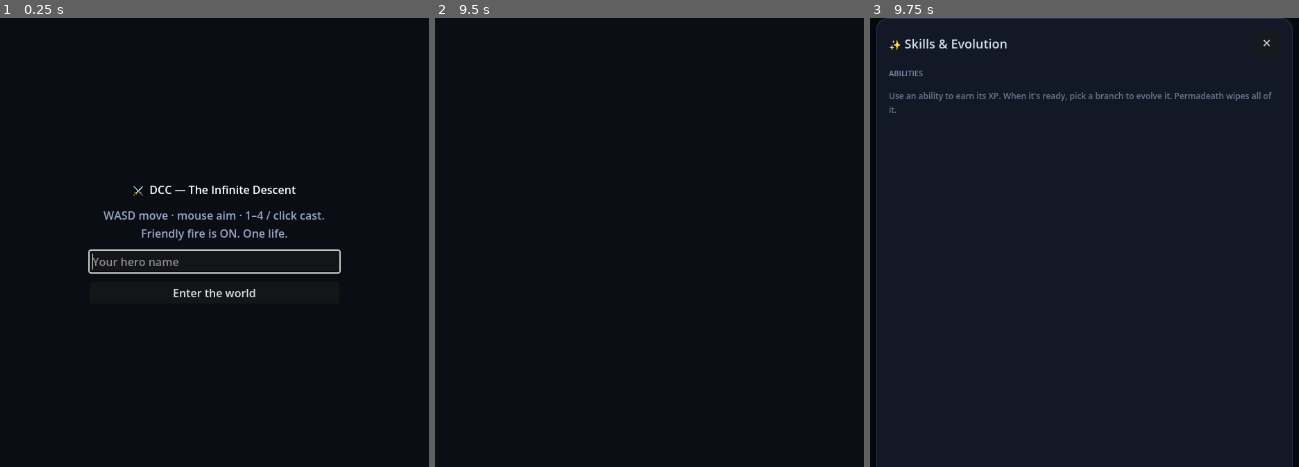
Above: before the commit, frames 1-3 (left to right).
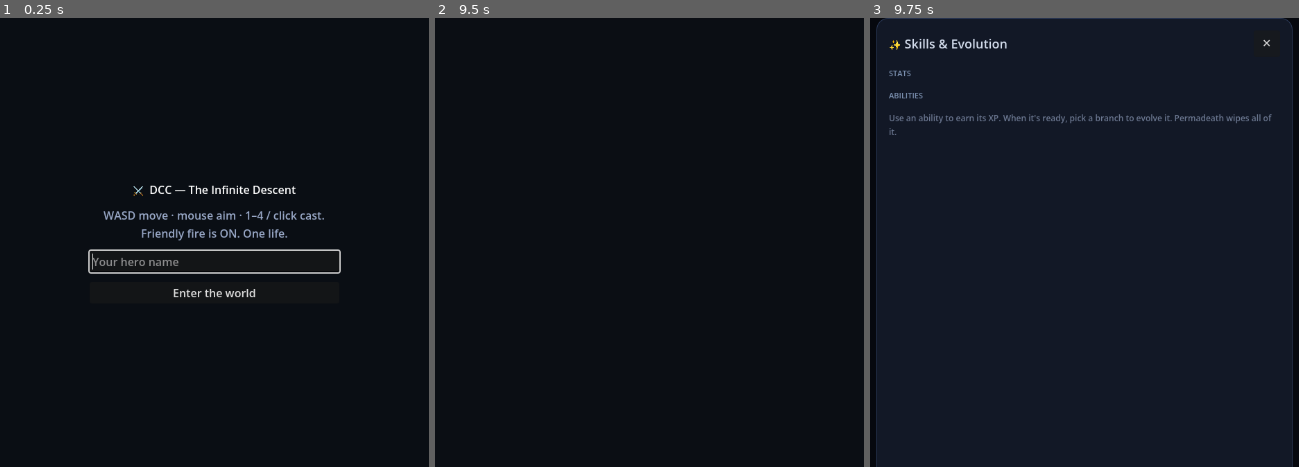
Above: after the commit, the same moments.

Repository: ToothpickFactory/dcc
Game: Godot game, scene res://scenes/Main.tscn
Same seed, same stepped clock (60 frames per second), same inputs: the game is played once before the commit and once after it.
Inputs (mouse positions are in pixels of both pictures, inside the frame that each line leads up to):
- Up to frame 1 (0.25 s): no input
- Up to frame 2 (9.5 s): click "Enter the world" at 0.5 s; tap Enter at 1.25, 2.75, 4.25 s; move the mouse to (825, 220) at 1.27 s; hold D (move_right) 1.28-2.03 s; tap Q at 1.35, 2.3, 2.85, 3.8, 5.3, 6.8, 8.3 s; click (825, 220) at 1.42 s; tap E at 1.55, 2.1, 3.05, 3.6, 4.55, 6.05, 7.55, 9.05 s; tap Space at 2, 3.5, 5 s; move the mouse to (490, 264) at 2.02 s; hold S (move_down) 2.03-2.78 s; move the mouse to (731, 143) at 2.77 s; hold D (move_right) 2.78-3.53 s; move the mouse to (610, 332) at 3.52 s; hold W (move_up) 3.53-4.28 s; click (610, 332) at 3.67 s; move the mouse to (outside the picture) at 4.27 s; hold A (move_left) 4.28-5.78 s; tap 1 at 4.35 s; move the mouse to (outside the picture) at 5.02 s; tap 2 at 5.1 s; move the mouse to (688, 242) at 5.77 s; hold S (move_down) 5.78-6.53 s; tap 3 at 5.85 s; click (688, 242) at 5.92 s; move the mouse to (529, 130) at 6.52 s; hold D (move_right) 6.53-7.28 s; tap 4 at 6.6 s; move the mouse to (825, 220) at 7.27 s; hold W (move_up) 7.28-8.03 s; tap 5 at 7.35 s; move the mouse to (490, 264) at 8.02 s; hold D (move_right) 8.03-8.78 s; tap 6 at 8.1 s; click (490, 264) at 8.17 s; move the mouse to (731, 143) at 8.77 s; hold S (move_down) from 8.78 s (still down); tap I at 8.85 s
- Up to frame 3 (9.75 s): move the mouse to (1045, 332) at 9.52 s; release S (move_down) at 9.53 s; hold A (move_left) from 9.53 s (still down); tap K at 9.6 s

Frames 1-2 are identical in both runs. In frame 3, 1.3% of the frame differs, in the area x 4-94%, y 11-27%.

Commit message:
RPG Phase 1: stats panel, drinkable potions, loot drop-chance gate (#2)
Quick-wins toward a WoW-style RPG feel (see plan keen-floating-gray):

1A. Skills/Character panel now shows the live stat breakdown (attrs +
    derived maxHp/dmg%/heal%/cd%/move/armor) and char level/XP, reusing the
    inventory renderer (extracted renderStatRows). Mirrored in Godot SkillsUI
    (Net.gd retains last_inv). No protocol change.

1B. Health potions: a new carried-only `consumable` Item type, generatePotion
    (frequent floor-appropriate drops), and a `useItem` client message
    (PROTOCOL_VERSION 6 -> 7). Server useItem() heals self via applyHeal with a
    6s cooldown. Drink via the carry grid or the Q key (web + Godot). DccConst
    v7 + GODOT_PORT changelog updated in lockstep.

1C. Loot no longer drowns the floor: monsters no longer drop a copy of their
    own gear on every death. New ctx.rollDrops() gates gear by kind (8-45%) and
    rolls a FRESH floor-appropriate item via rollGearRarity, plus a separate
    frequent potion roll. Players still drop everything on death; boss hoard
    unchanged.

Verified: server+client typecheck, build, full test suite (added consumable
checks to items.test). Godot smoke (v7, no protocol mismatch) screenshots the
new stats block. Headless WS bot: 4 kills -> 2 bags (drop gating works) and a
looted potion healed 44 -> 81 HP.

Co-authored-by: Austin Lovell <austinlovell@Austins-MacBook-Pro.local>
Co-authored-by: Claude Opus 4.8 (1M context) <noreply@anthropic.com>

Diff:
--- a/godot/scripts/DccConst.gd
+++ b/godot/scripts/DccConst.gd
@@ -9,5 +9,5 @@
 const VISION_RADIUS := 520.0
 const WORLD := Vector2(2400, 2400)
 const INPUT_MS := 100          # client -> server input cadence
-const PROTOCOL_VERSION := 6
+const PROTOCOL_VERSION := 7  # v7: + useItem client message (drink consumables)
 const DEFAULT_WS_URL := "wss://young-frost-2be4.austin-bb5.workers.dev/ws"
--- a/godot/scripts/InventoryUI.gd
+++ b/godot/scripts/InventoryUI.gd
@@ -24,7 +24,7 @@
 const ITEM_EMOJI := {
 	"helmet": "⛑️", "chest": "\U01f6e1️", "legs": "\U01f456",
 	"gloves": "\U01f9e4", "weapon": "⚔️", "ring": "\U01f48d",
-	"amulet": "\U01f4ff", "bag": "\U01f392",
+	"amulet": "\U01f4ff", "bag": "\U01f392", "consumable": "\U0001f9ea",
 }
 const ATTR_ABBR := {
 	"power": "PWR", "spirit": "SPR", "haste": "HST",
@@ -172,6 +172,14 @@
 func request_loot(bag_id: String) -> void:
 	_send({"t": "openLoot", "bag": bag_id})
 
+# Quick-use (Q key): drink the first carried consumable.
+func use_first_potion() -> void:
+	var inv: Dictionary = _inv.get("inv", {})
+	for it in inv.get("carried", []):
+		if it is Dictionary and str(it.get("slot", "")) == "consumable":
+			_send({"t": "useItem", "item": str(it.get("id", ""))})
+			return
+
 func loot_open_bag_id() -> String:
 	return _open_bag_id if (_loot_root != null and _loot_root.visible) else ""
 
@@ -232,9 +240,12 @@
 		if not (it is Dictionary):
 			continue
 		var item_id := str(it.get("id", ""))
+		var is_consumable := str(it.get("slot", "")) == "consumable"
 		var tile := _item_tile(it, "")
 		var body := _tile_body(tile)
-		tile.gui_input.connect(func(ev: InputEvent): if _is_tap(ev): _send({"t": "equip", "item": item_id}))
+		# Consumables drink (heal self); everything else equips on tap.
+		var tap_msg := {"t": "useItem", "item": item_id} if is_consumable else {"t": "equip", "item": item_id}
+		tile.gui_input.connect(func(ev: InputEvent): if _is_tap(ev): _send(tap_msg))
 		# Drop affordance (top-right).
 		var drop := _corner_label("\U01f5d1", DROP_COLOR, false)
 		drop.tooltip_text = "Drop on the floor"
--- a/godot/scripts/Main.gd
+++ b/godot/scripts/Main.gd
@@ -452,6 +452,8 @@
 			KEY_E:
 				if _nearest_bag_id != "":
 					_inv.request_loot(_nearest_bag_id)
+			KEY_Q:
+				_inv.use_first_potion()
 			KEY_F2:
 				_reset_run()
 			KEY_TAB:
--- a/godot/scripts/Net.gd
+++ b/godot/scripts/Net.gd
@@ -20,6 +20,7 @@
 var floor_info: Dictionary = {}    # last floor message `info` (depth/theme/seed/...)
 var floor_state: Dictionary = {}   # last floor message `state` (endsAt/living/livingAtStairs)
 var run_state: Dictionary = {}     # last run message `state` (phase/players/spectators)
+var last_inv: Dictionary = {}      # last `inv` message (inv/attrs/derived/capacity/gold) — for the skills stat block
 
 var _ws := WebSocketPeer.new()
 var _was_open := false
@@ -76,6 +77,7 @@
 		"run":
 			run_state = m.get("state", {})
 		"inv":
+			last_inv = m
 			inv_received.emit(m)
 		"bag":
 			bag_received.emit(m)
--- a/godot/scripts/SkillsUI.gd
+++ b/godot/scripts/SkillsUI.gd
@@ -34,6 +34,7 @@
 # ---- node refs (built in _ready) ------------------------------------------
 var _root: Control
 var _char_box: VBoxContainer
+var _stats_box: VBoxContainer
 var _list: VBoxContainer
 
 
@@ -107,6 +108,27 @@
 	head.add_theme_color_override("font_color", TEXT_NAME)
 	_char_box.add_child(head)
 	_char_box.add_child(_xp_bar(int(nx.get("into", 0)), int(nx.get("need", 1))))
+
+	# Live stat breakdown (attrs from the last `inv` message, derived from self).
+	_clear(_stats_box)
+	var inv: Variant = _net.get("last_inv")
+	if inv is Dictionary and not (inv as Dictionary).is_empty():
+		var a: Dictionary = (inv as Dictionary).get("attrs", {})
+		var d: Dictionary = self_dto.get("derived", (inv as Dictionary).get("derived", {}))
+		for r in _stat_rows(a, d):
+			var row := HBoxContainer.new()
+			row.add_theme_constant_override("separation", 5)
+			var k := Label.new()
+			k.text = r[0]
+			k.add_theme_color_override("font_color", TEXT_SUB)
+			k.add_theme_font_size_override("font_size", 13)
+			var v := Label.new()
+			v.text = r[1]
+			v.add_theme_color_override("font_color", TEXT_NAME)
+			v.add_theme_font_size_override("font_size", 13)
+			row.add_child(k)
+			row.add_child(v)
+			_stats_box.add_child(row)
 
 	# Per-ability cards.
 	_clear(_list)
@@ -372,6 +394,17 @@
 	_char_box.size_flags_horizontal = Control.SIZE_EXPAND_FILL
 	col.add_child(_char_box)
 
+	var statsect := Label.new()
+	statsect.text = "STATS"
+	statsect.add_theme_font_size_override("font_size", 11)
+	statsect.add_theme_color_override("font_color", TEXT_SECTION)
+	col.add_child(statsect)
+
+	_stats_box = VBoxContainer.new()
+	_stats_box.add_theme_constant_override("separation", 3)
+	_stats_box.size_flags_horizontal = Control.SIZE_EXPAND_FILL
+	col.add_child(_stats_box)
+
 	var sect := Label.new()
 	sect.text = "ABILITIES"
 	sect.add_theme_font_size_override("font_size", 11)
@@ -397,11 +430,16 @@
 		if a is Dictionary:
 			parts.append("%s:%d:%d" % [str(a.get("id", "")), int(a.get("tier", 0)), int(a.get("xp", 0))])
 	var cx := 0
+	var sig := ""
 	if _net != null:
 		var sd: Variant = _net.get("self_dto")
 		if sd is Dictionary:
 			cx = int(sd.get("charXp", 0))
-	return ",".join(parts) + "|" + str(cx)
+			sig = JSON.stringify(sd.get("derived", {}))
+		var inv: Variant = _net.get("last_inv")
+		if inv is Dictionary:
+			sig += JSON.stringify((inv as Dictionary).get("attrs", {}))
+	return ",".join(parts) + "|" + str(cx) + "|" + sig
 
 
 func _abilities() -> Array:
@@ -415,6 +453,24 @@
 	return []
 
 
+# The stat rows, mirroring InventoryUI._render_stats / inventory.ts renderStatRows.
+func _stat_rows(a: Dictionary, d: Dictionary) -> Array:
+	return [
+		["Max HP", str(roundi(float(d.get("maxHp", 0.0))))],
+		["Move", str(roundi(float(d.get("moveSpeed", 0.0))))],
+		["Power", "%d · %s dmg" % [int(a.get("power", 0)), _pct(float(d.get("spellPower", 1.0)))]],
+		["Spirit", "%d · %s heal" % [int(a.get("spirit", 0)), _pct(float(d.get("healPower", 1.0)))]],
+		["Haste", "%d · -%d%% cd" % [int(a.get("haste", 0)), roundi((1.0 - float(d.get("cdMult", 1.0))) * 100.0)]],
+		["Vitality", str(int(a.get("vitality", 0)))],
+		["Agility", str(int(a.get("agility", 0)))],
+		["Armor", "%d · %s block" % [int(a.get("armor", 0)), _pct(float(d.get("dr", 0.0)))]],
+	]
+
+
+func _pct(x: float) -> String:
+	return "%d%%" % roundi(x * 100.0)
+
+
 func _send(obj: Dictionary) -> void:
 	if _net != null and _net.has_method("send_msg"):
 		_net.send_msg(obj)
Not shown, changed: GODOT_PORT.md
Not shown, changed: godot/SETUP.md
Not shown, changed: public/index.html
Not shown, changed: src/client/inventory.ts
Not shown, changed: src/client/main.ts
Not shown, changed: src/client/skills.ts
Not shown, changed: src/protocol.ts
Not shown, changed: src/server/loot/itemgen.ts
Not shown, changed: src/server/sim/combat.ts
Not shown, changed: src/server/state.ts
Not shown, changed: src/server/world-do.ts
Not shown, changed: src/shared/items.test.ts
(and 1 more such lines)
